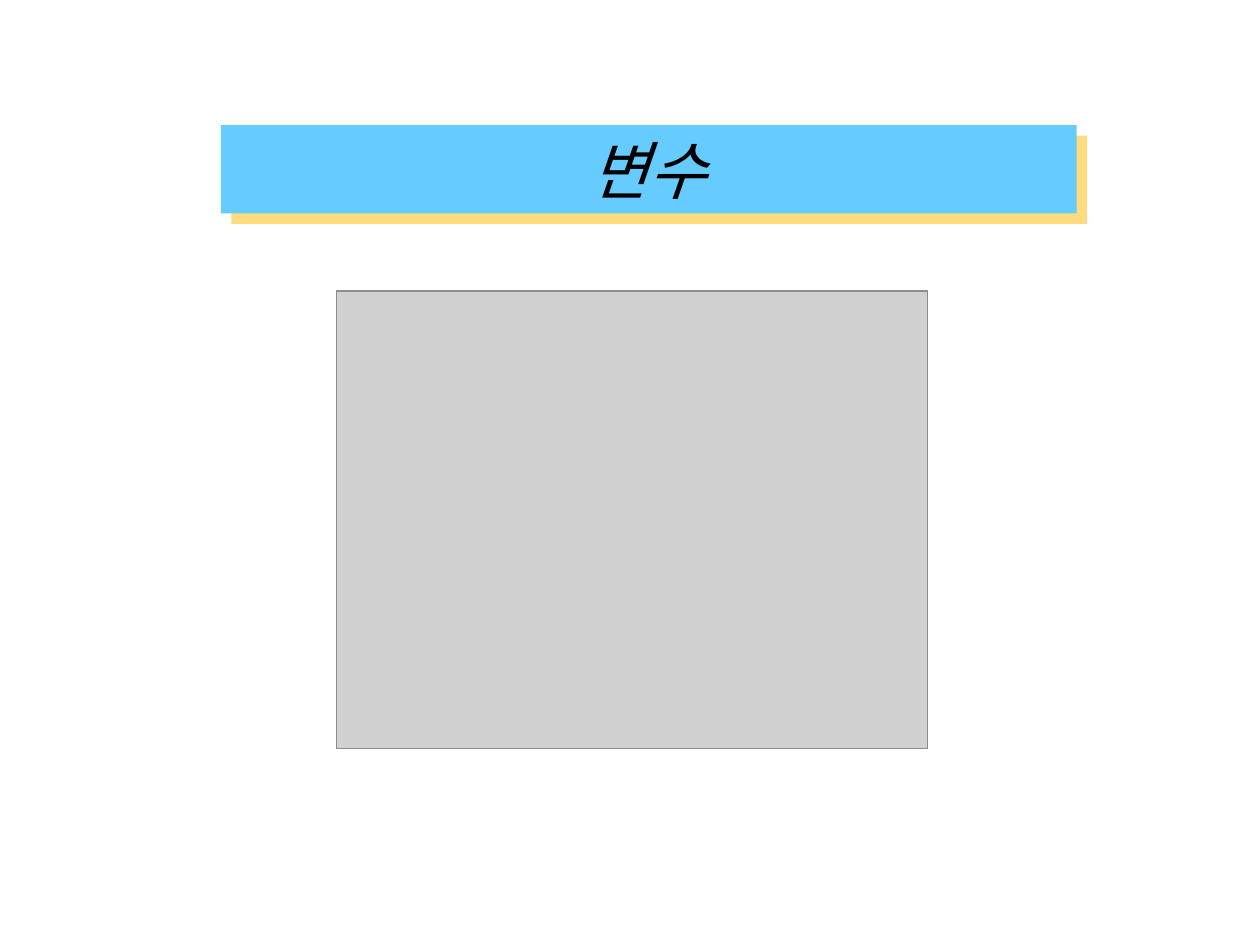
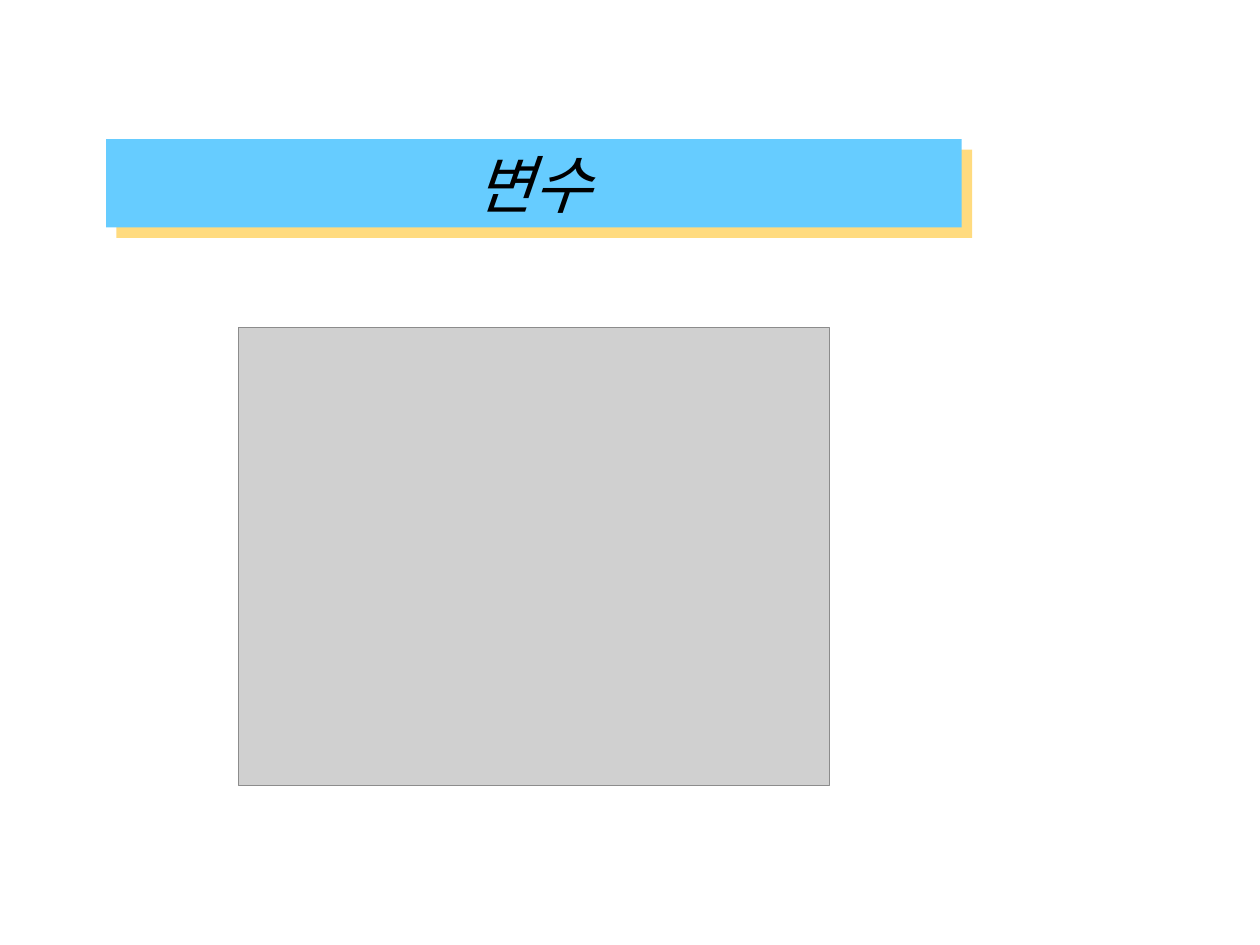
Before and after one commit to hazedensays/KDT-Academy-Ref, a slide deck: slide 1 of java/refJAVA/J03_01변수.pptx. Drawn at 1260x945 pixels with LibreOffice and Linux fonts; fonts in the diff are those of the drawing; grey boxes stand for pictures. Boxes give left, top, right and bottom in pixels: in the first picture for what was removed or moved away, otherwise in the second. Text is boxed around its words. In the diff, an @@ line names an element or a change of style, - is before the commit and + after.

Commit message:
변수ppt

```diff
--- a/java/refJAVA/J03_01변수.pptx
+++ b/java/refJAVA/J03_01변수.pptx
@@ rectangle "변수": place and size @@
-rectangle "변수" at (220,125,1076,213)
+rectangle "변수" at (106,139,961,227)
@@ picture: place and size @@
-picture at (336,291,927,748)
+picture at (238,328,829,785)
```
